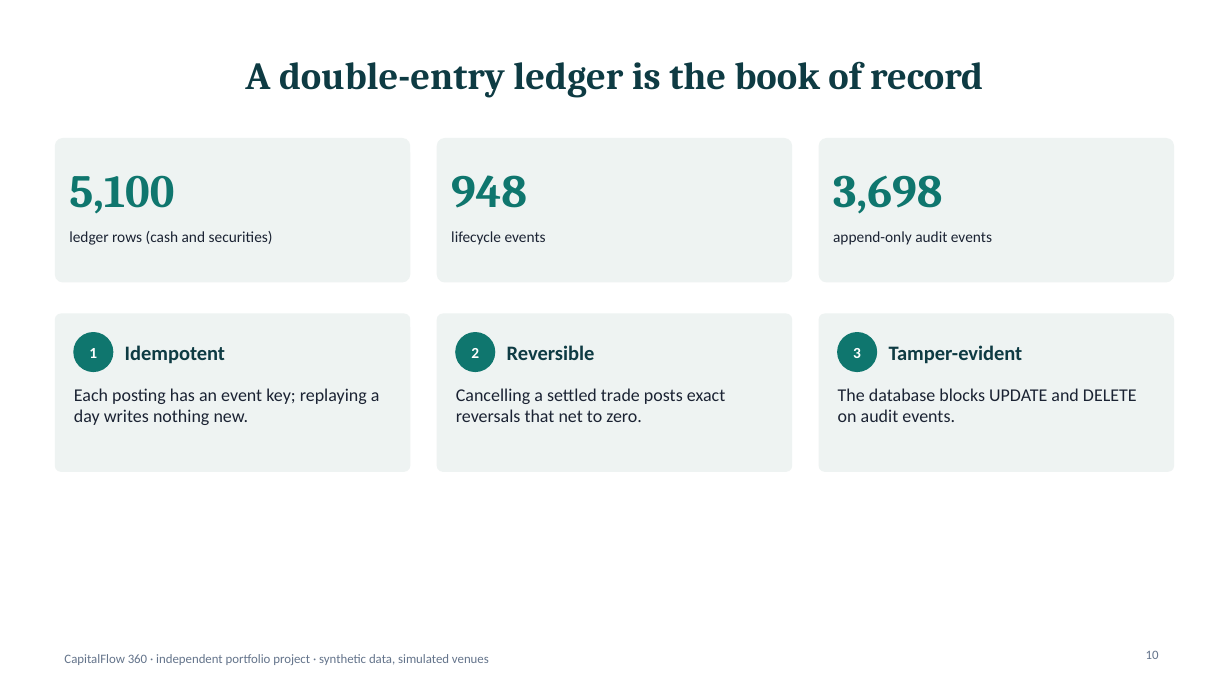
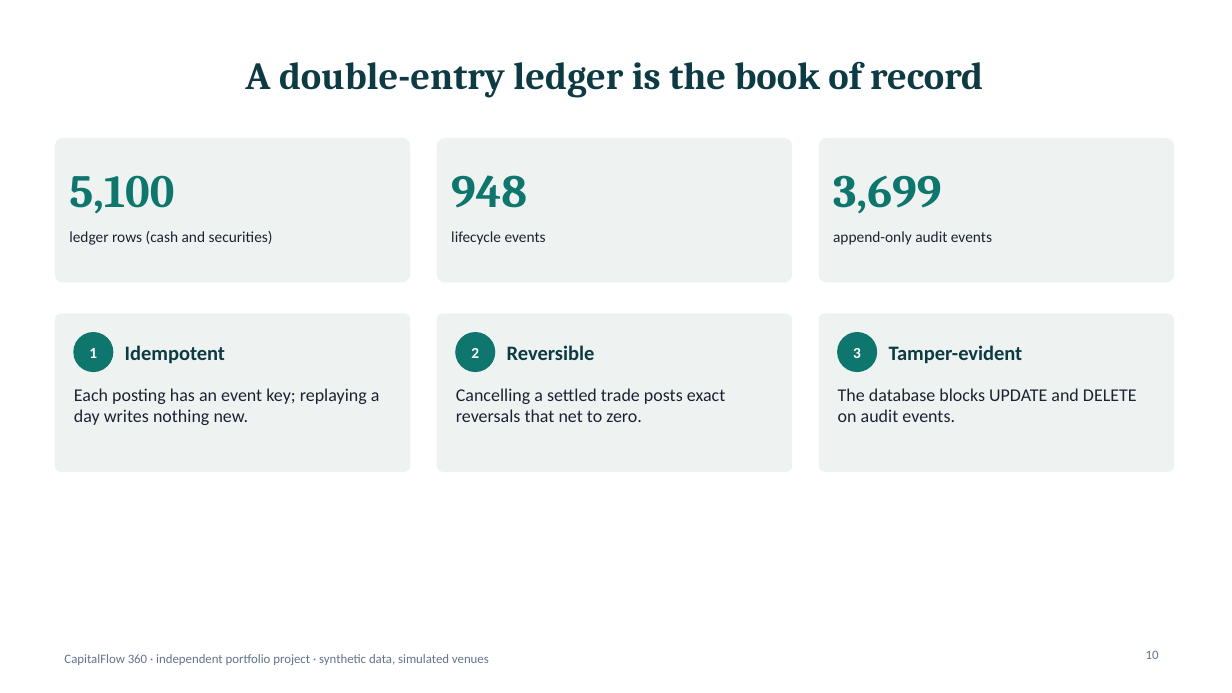
Before and after one commit to nipunrg1990rocks-dev/banking-ai-portfolio, a slide deck: slide 10 of projects/p7_capitalflow360/reporting/out/CF360_Business_Process_Walkthrough.pptx. Drawn at 1232x693 pixels with LibreOffice and Linux fonts; fonts in the diff are those of the drawing. Boxes give left, top, right and bottom in pixels: in the first picture for what was removed or moved away, otherwise in the second. Text is boxed around its words. In the diff, an @@ line names an element or a change of style, - is before the commit and + after.

```diff
--- a/projects/p7_capitalflow360/reporting/out/CF360_Business_Process_Walkthrough.pptx
+++ b/projects/p7_capitalflow360/reporting/out/CF360_Business_Process_Walkthrough.pptx
@@ text at box(833, 175, 941, 214): text changed @@
-3,698
+3,699
```
Also in this commit, not shown: 23 other files.
